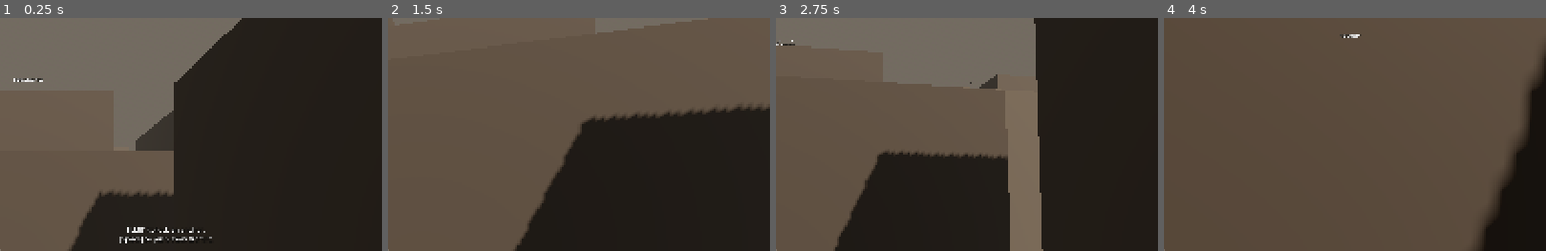
Above: before the commit, frames 1-4 (left to right).
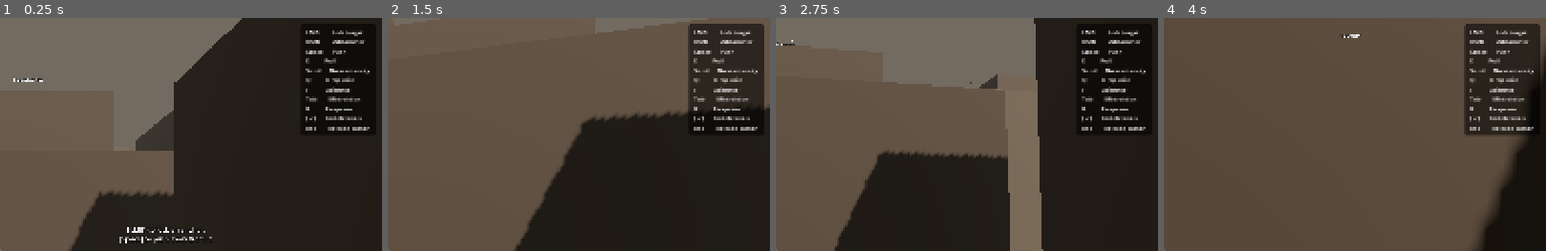
Above: after the commit, the same moments.

Repository: Fenyn/Gamestorming
Game: Godot game, scene res://world/main.tscn
The game is run twice, just before and just after one commit, with the same random seed, the same clock (stepped at 60 frames per second) and the same inputs.
Inputs (mouse positions are % of the whole screen's width and height, from its top left):
- Up to frame 1 (0.25 s): no input
- Up to frame 2 (1.5 s): tap E (pull) at 0.5, 1.25 s; move the mouse to (55, 50) at 0.52 s; hold W (move_forward) from 0.53 s (still down); right-click (55, 50) at 0.6 s; move the mouse to (45, 50) at 1.27 s; tap Mouse wheel down (burn_down) at 1.35 s
- Up to frame 3 (2.75 s): keep holding W (move_forward); tap E (pull) at 2 s; move the mouse to (52, 48) at 2.02 s; hold Mouse wheel up (burn_up) from 2.03 s (still down)
- Up to frame 4 (4 s): keep holding W (move_forward); tap E (pull) at 2.75, 3.5 s; move the mouse to (49, 52) at 2.77 s; release Mouse wheel up (burn_up) at 2.78 s; tap Q (drop_coin) at 2.85 s; move the mouse to (57, 51) at 3.52 s; press the mouse at (57, 51) at 3.53 s
The pictures show only the part of the screen within x 50-100%, y 0-50%; the shares and areas given below are measured in that part.

The runs differ from the first frame. In frame 1, 1.4% of the frame differs, in the area x 80-97%, y 5-49%; in frame 2, 7.6%; in frame 3, 1.4%; in frame 4, 8.5%, in the area x 78-99%, y 2-50%.

Commit message:
add coinshot control overlay

Diff:
--- /dev/null
+++ b/coinshot/build/index.manifest.json
@@ -0,0 +1 @@
+{"background_color":"#47423d","display":"standalone","icons":[{"sizes":"144x144","src":"index.144x144.png","type":"image/png"},{"sizes":"180x180","src":"index.180x180.png","type":"image/png"},{"sizes":"512x512","src":"index.512x512.png","type":"image/png"}],"name":"Coinshot","orientation":"any","start_url":"./index.html"}
--- a/coinshot/ui/hud.tscn
+++ b/coinshot/ui/hud.tscn
@@ -50,3 +50,31 @@
 [node name="DebugLabel" type="Label" parent="DebugPanel"]
 mouse_filter = 2
 text = "burn   1.00x  (force 2000 N)\ntarget: —\naction —\nvel    0.0 m/s  (h 0.0, v 0.0)\ncoins  0 / 32\nanchors in range  0"
+
+[node name="KeybindsPanel" type="PanelContainer" parent="."]
+anchor_left = 1.0
+anchor_top = 0.0
+anchor_right = 1.0
+anchor_bottom = 0.0
+offset_left = -14.0
+offset_top = 14.0
+offset_right = -14.0
+offset_bottom = 14.0
+grow_horizontal = 0
+mouse_filter = 2
+theme_override_styles/panel = SubResource("StyleBoxFlat_panel")
+
+[node name="KeybindsLabel" type="Label" parent="KeybindsPanel"]
+mouse_filter = 2
+theme_override_font_sizes/font_size = 13
+text = "LMB        Lock target
+RMB        Add anchor
+Space      Push
+E          Pull
+Scroll     Burn intensity
+Q          Drop coin
+F          Coinshot
+Tab        Mist-vision
+R          Respawn
+[ / ]      Switch levels
+Esc        Release cursor"
Not shown, added: coinshot/build/index.144x144.png.import
Not shown, added: coinshot/build/index.180x180.png.import
Not shown, added: coinshot/build/index.512x512.png.import
Not shown, added: coinshot/build/index.apple-touch-icon.png.import
Not shown, added: coinshot/build/index.icon.png.import
Not shown, added: coinshot/build/index.png.import
Not shown, changed: coinshot/export_presets.cfg
Not shown, added: coinshot/build.zip
Not shown, added: coinshot/build/index.144x144.png
Not shown, added: coinshot/build/index.180x180.png
Not shown, added: coinshot/build/index.512x512.png
Not shown, added: coinshot/build/index.apple-touch-icon.png
(and 10 more such lines)
